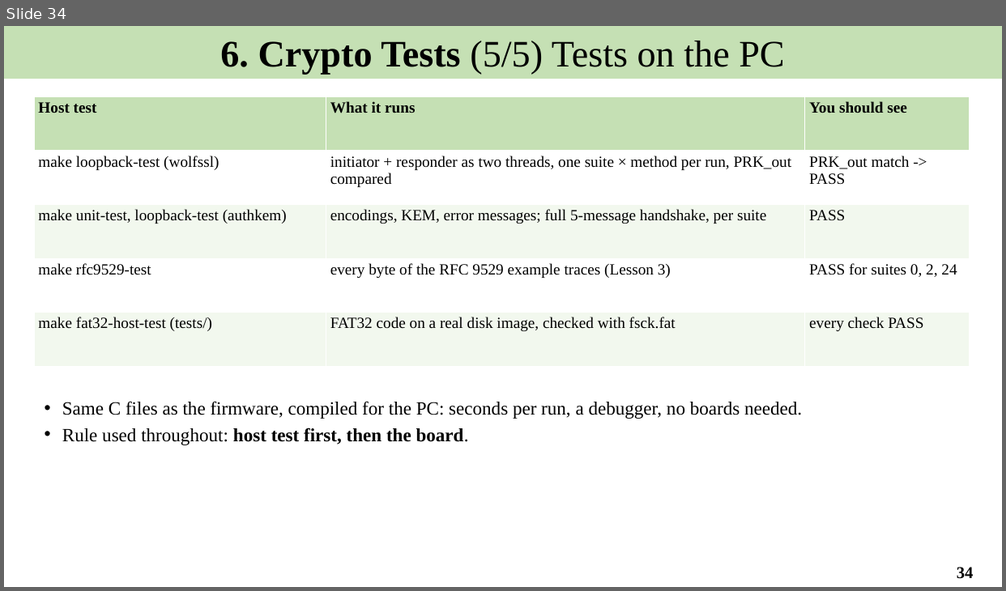
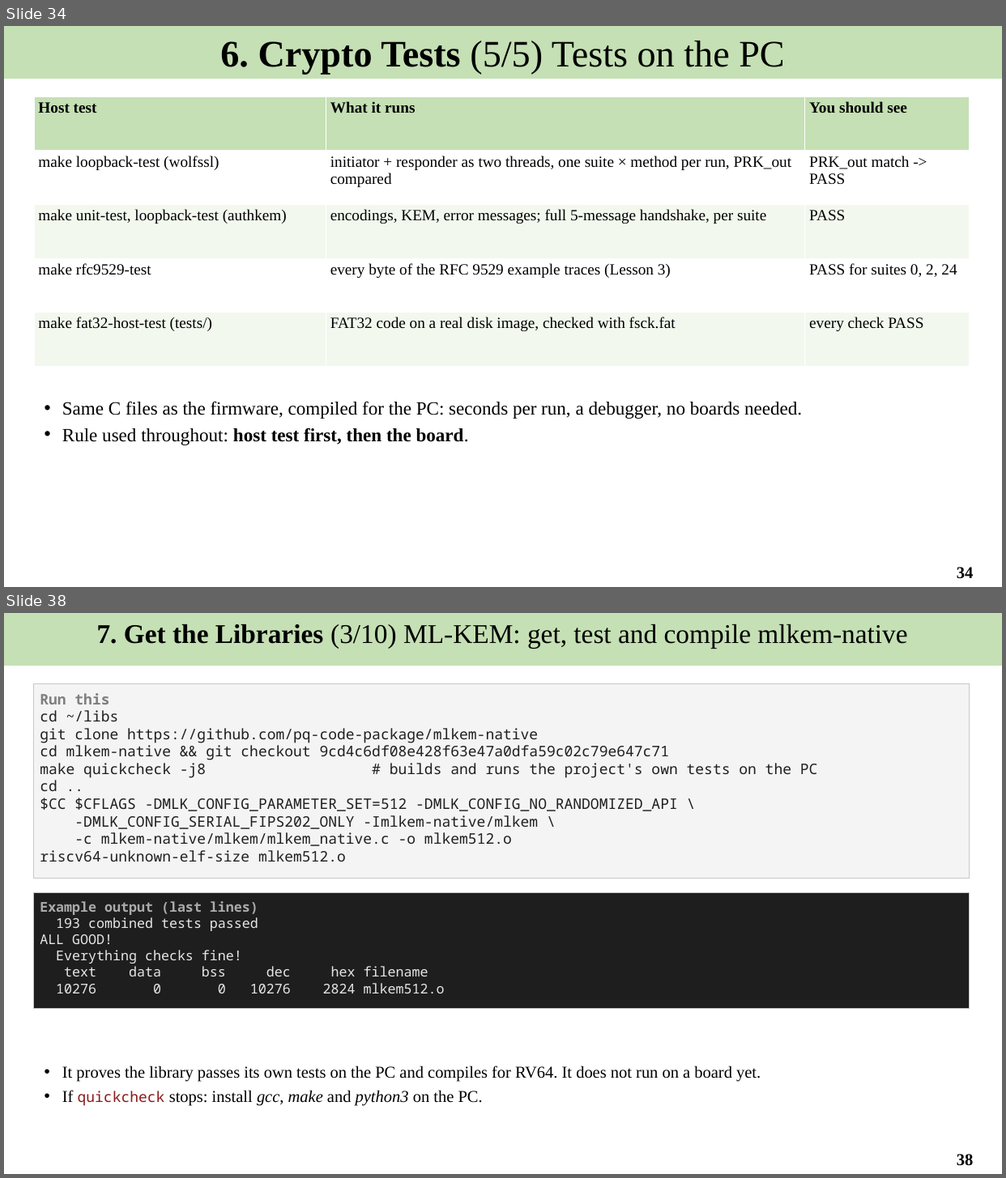
Before and after one commit to Khaiduy/chipyard-edhoc, a slide deck: fpga/sw/export/docs/slides/02_Software_environment_and_tests.pptx. Shown one above the other, each under a label of ours: slide 34 before the commit, slides 34 and 38 after it; the slides between them are not shown. The pictures are 1006x591 and 1006x1178 pixels, drawn with LibreOffice and Linux fonts; fonts in the diff are those of the drawing. Boxes give left, top, right and bottom in pixels: in the first picture for what was removed or moved away, otherwise in the second. Text is boxed around its words. In the diff, an @@ line names an element or a change of style, - is before the commit and + after.

```diff
--- a/fpga/sw/export/docs/slides/02_Software_environment_and_tests.pptx
+++ b/fpga/sw/export/docs/slides/02_Software_environment_and_tests.pptx
@@ slide 38 added at [4,613,1002,1174], background #FFFFFF @@
@@ rectangle added at [4,613,1002,666], fill #C5E0B4, 26 pt, text #000000 @@
+7. Get the Libraries (3/10) ML-KEM: get, test and compile mlkem-native
@@ rectangle added at [34,684,970,878], fill #F4F4F4, outline #C8C8C8 0.75 pt, 14 pt, text #1F1F1F @@
+Run this
+cd ~/libs
+git clone https://github.com/pq-code-package/mlkem-native
+cd mlkem-native && git checkout 9cd4c6df08e428f63e47a0dfa59c02c79e647c71
+make quickcheck -j8 # builds and runs the project's own tests on the PC
+cd ..
+$CC $CFLAGS -DMLK_CONFIG_PARAMETER_SET=512 -DMLK_CONFIG_NO_RANDOMIZED_API \
+-DMLK_CONFIG_SERIAL_FIPS202_ONLY -Imlkem-native/mlkem \
+-c mlkem-native/mlkem/mlkem_native.c -o mlkem512.o
+riscv64-unknown-elf-size mlkem512.o
@@ rectangle added at [34,893,970,1008], fill #1E1E1E, outline #C8C8C8 0.75 pt, 13 pt, text #E6E6E6 @@
+Example output (last lines)
+193 combined tests passed
+ALL GOOD!
+Everything checks fine!
+text data bss dec hex filename
+10276 0 0 10276 2824 mlkem512.o
@@ text added at [62,1066,761,1106], 16 pt, text #000000 @@
+• It proves the library passes its own tests on the PC and compiles for RV64. It does not run on a board yet.
+• If quickcheck stops: install gcc, make and python3 on the PC.
@@ page number added at [957,1154,973,1166], 16 pt, text #000000, bold @@
+38
```
Also in this commit, not shown: 13 slides changed, 10 other slides added, 5 other files.
